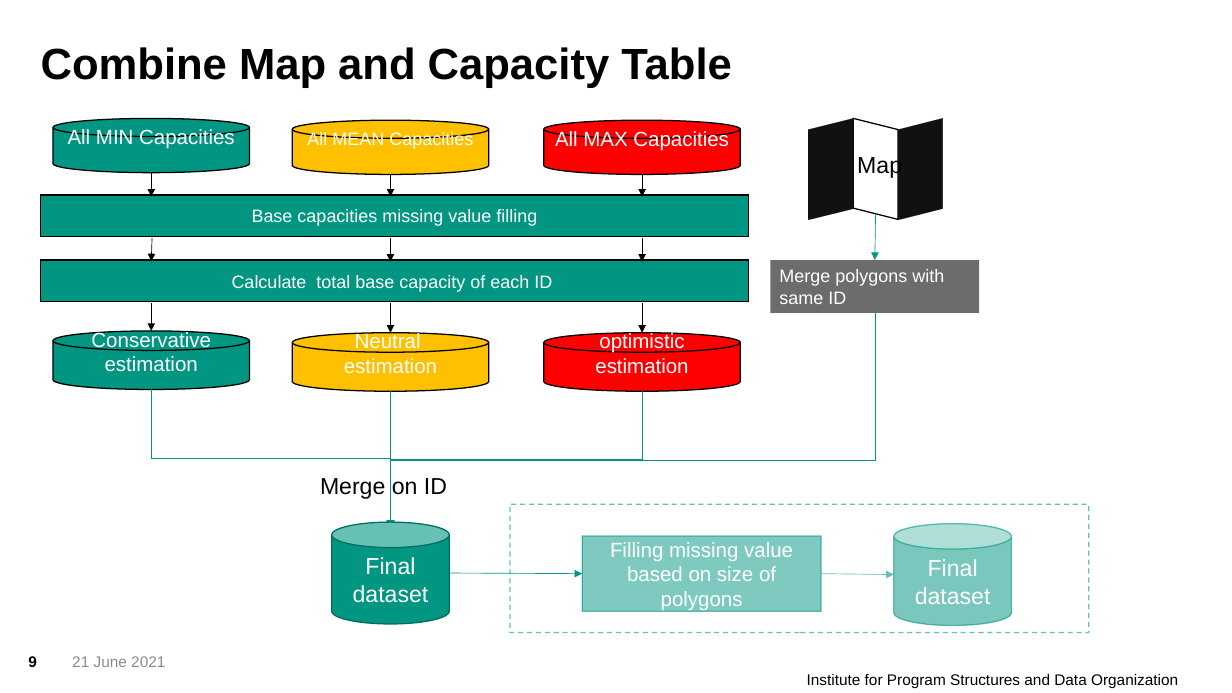
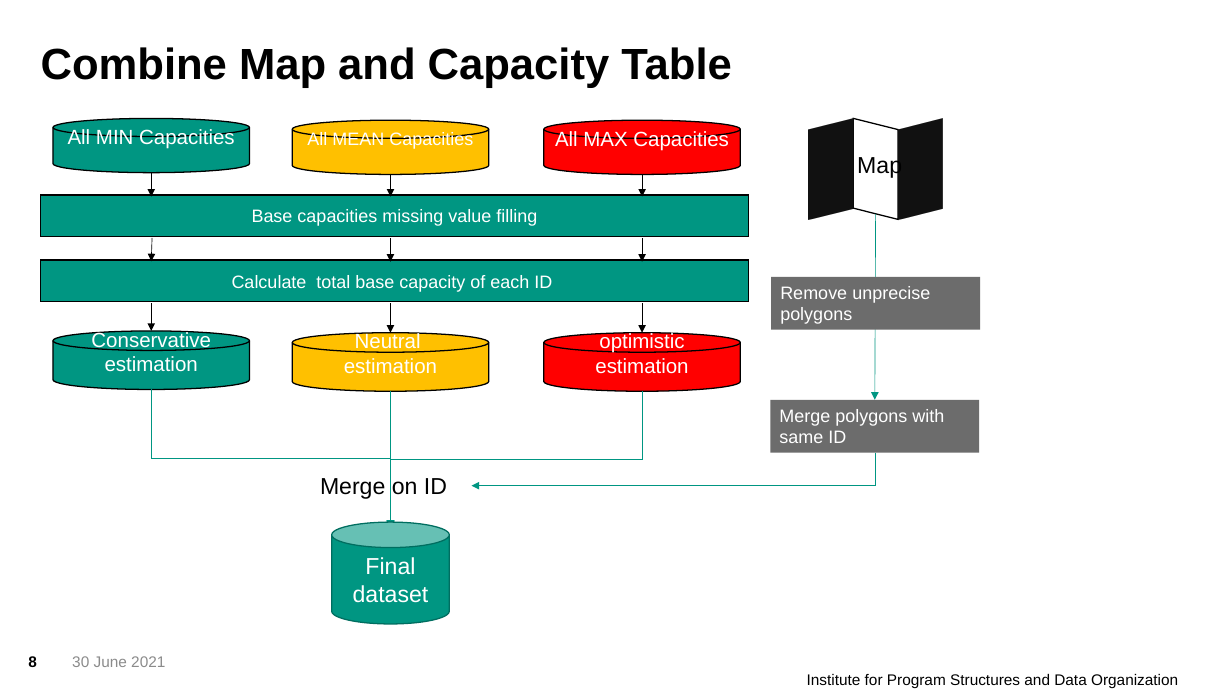
Before and after one commit to ericzhou571/Co2Storage, a slide deck: slide 8 of CO2Storage.pptx (slide 9 before the commit). Drawn at 1232x693 pixels with LibreOffice and Linux fonts; fonts in the diff are those of the drawing; background and template pictures are left out. Boxes give left, top, right and bottom in pixels: in the first picture for what was removed or moved away, otherwise in the second. Text is boxed around its words. In the diff, an @@ line names an element or a change of style, - is before the commit and + after.

```diff
--- a/CO2Storage.pptx
+++ b/CO2Storage.pptx
@@ arrow moved from (876, 213) - (875, 260) to (876, 213) - (875, 400) @@
@@ rectangle added at (772,277,981,330), fill #6C6C6C, 14 pt, text #FFFFFF @@
+Remove unprecise polygons
@@ rectangle "Merge polygons with same ID": place and size @@
-rectangle "Merge polygons with same ID" at (771,260,980,312)
+rectangle "Merge polygons with same ID" at (771,400,980,453)
@@ elbow arrow moved from (875, 313) - (391, 528) to (875, 453) - (471, 486) @@
@@ group removed at (510,505,1090,633): 2 rectangles, 1 cylinder, 1 arrow @@
-Final dataset
-Filling missing value based on size of polygons
@@ arrow removed from (449, 573) to (582, 574) @@
@@ text at (72,656,165,667): text changed @@
-21 June 2021
+30 June 2021
```
Also in this commit, not shown: 6 other slides changed, 2 slides removed, 44 other files.
